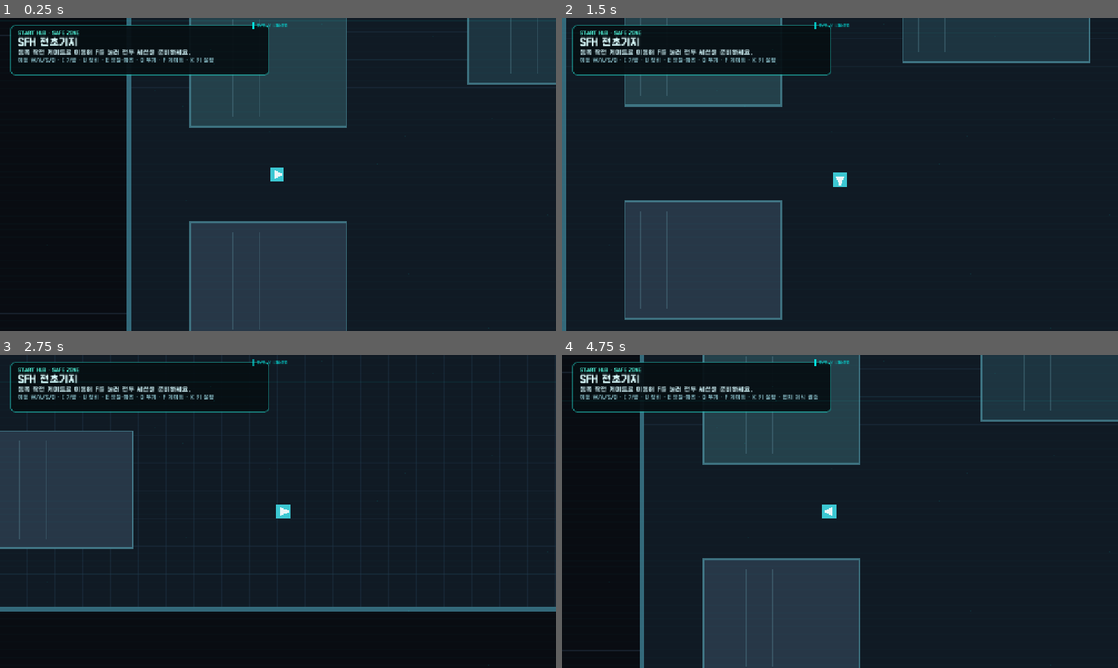
Above: before the commit, frames 1-4 (two rows, left to right).
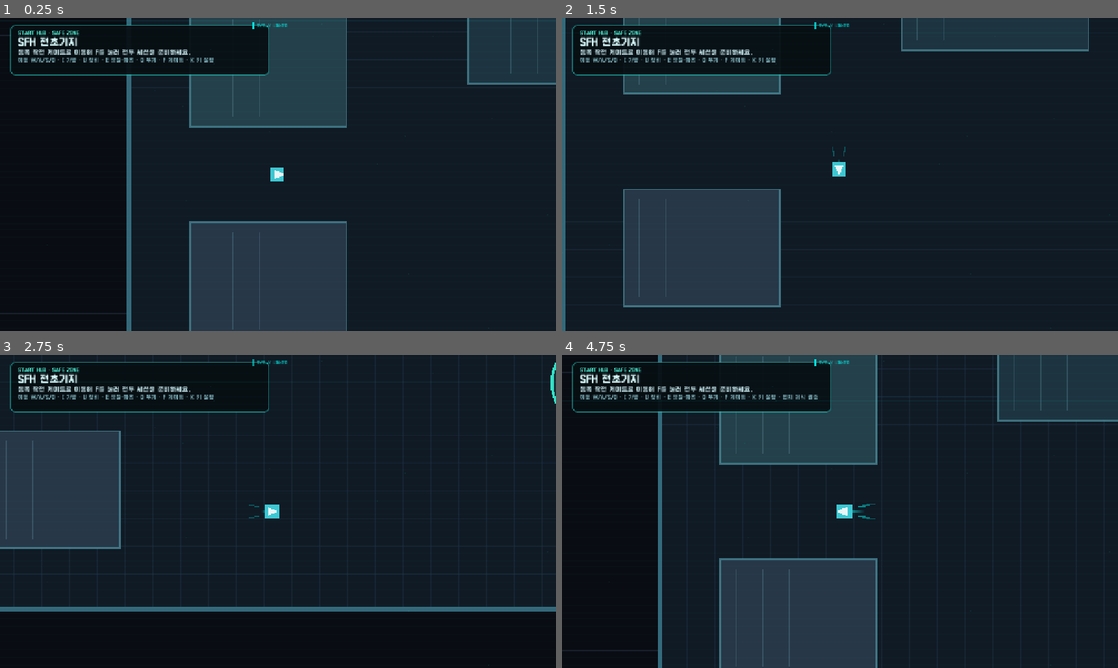
Above: after the commit, the same moments.

Repository: aedws/SFH
Game: Godot game, scene res://game/scenes/game.tscn
The game is run twice, just before and just after one commit, with the same random seed, the same clock (stepped at 60 frames per second) and the same inputs.
Inputs (mouse positions are in pixels of both pictures, inside the frame that each line leads up to):
- Up to frame 1 (0.25 s): no input
- Up to frame 2 (1.5 s): tap Enter at 0.5 s; move the mouse to (962, 158) at 0.52 s; hold D (move_right) 0.53-1.28 s; hold Space (dash) 0.53-1.28 s; click (962, 158) at 0.8 s; move the mouse to (728, 190) at 1.27 s; hold S (move_down) from 1.28 s (still down); click (728, 190) at 1.35 s
- Up to frame 3 (2.75 s): tap Space (dash) at 1.55 s; move the mouse to (333, 442) at 2.02 s; release S (move_down) at 2.03 s; hold D (move_right) from 2.03 s (still down); hold Space (dash) from 2.03 s (still down); click (333, 442) at 2.3 s
- Up to frame 4 (4.75 s): move the mouse to (812, 574) at 2.77 s; release D (move_right) at 2.78 s; release Space (dash) at 2.78 s; hold W (move_up) 2.78-3.53 s; tap F (interact) at 2.85 s; click (812, 574) at 2.92 s; tap Space (dash) at 3.05, 4.55 s; move the mouse to (1006, 558) at 3.52 s; hold A (move_left) from 3.53 s (still down); click (1006, 558) at 3.6 s; move the mouse to (673, 464) at 4.27 s; tap Q (switch_weapon) at 4.35 s

The runs differ from the first frame. In frame 1, less than 0.1% of the frame differs, in the area x 50-51%, y 48-52%; in frame 2, 6.5%; in frame 3, 1.4%; in frame 4, 7.0%, in the area x 14-91%, y 0-100%.

Commit message:
feat: make movement feedback visibly responsive

Diff:
--- a/docs/assets/search-priorities.json
+++ b/docs/assets/search-priorities.json
@@ -82,6 +82,13 @@
       "priority": 90
     },
     {
+      "query": "조작감",
+      "label": "플랫포머형 이동·체감 피드백",
+      "description": "즉시 가속·정지, 선회 신호, 카메라 방향 리드와 대시 궤적",
+      "category": "입력",
+      "priority": 92
+    },
+    {
       "query": "코어 플레이 루프",
       "label": "코어 플레이 루프",
       "description": "거점 준비부터 파밍·탈출·정산까지",
@@ -159,7 +166,7 @@
     },
     {
       "label": "전투 설계",
-      "queries": ["사이버펑크 UI 테마", "타격감", "전투 HUD", "K 키 설정", "좌클릭 기본기", "1~9 스킬 슬롯", "스마트 자동 타게팅", "전투 스킬"]
+      "queries": ["사이버펑크 UI 테마", "타격감", "조작감", "전투 HUD", "K 키 설정", "좌클릭 기본기", "1~9 스킬 슬롯", "스마트 자동 타게팅", "전투 스킬"]
     },
     {
       "label": "작전·맵",
--- a/game/features/player/player.tscn
+++ b/game/features/player/player.tscn
@@ -1,8 +1,9 @@
-[gd_scene load_steps=5 format=3]
+[gd_scene load_steps=6 format=3]
 
 [ext_resource type="Script" path="res://game/features/player/player.gd" id="1_player"]
 [ext_resource type="Script" path="res://game/features/player/player_movement.gd" id="2_movement"]
 [ext_resource type="Script" path="res://game/features/hit_feedback/hit_reaction.gd" id="3_hit_reaction"]
+[ext_resource type="Script" path="res://game/features/player/player_movement_feedback.gd" id="4_movement_feedback"]
 
 [sub_resource type="CircleShape2D" id="CircleShape2D_player"]
 radius = 18.0
@@ -22,6 +23,9 @@
 knockback_decay = 30.0
 flash_seconds = 0.08
 
+[node name="MovementFeedback" type="Node2D" parent="."]
+script = ExtResource("4_movement_feedback")
+
 [node name="Body" type="Polygon2D" parent="."]
 polygon = PackedVector2Array(-16, -16, 16, -16, 16, 16, -16, 16)
 color = Color(0.239, 0.784, 0.827, 1)
--- /dev/null
+++ b/game/features/player/player_movement_feedback.gd
@@ -0,0 +1,267 @@
+class_name PlayerMovementFeedback
+extends Node2D
+
+## 이동 규칙을 바꾸지 않고 출발·급정지·선회·대시를 눈에 보이게 만드는 선택형 표현 모듈입니다.
+
+const ACCENT := Color("02e5e1")
+
+@export var enabled: bool = true
+@export_range(0.0, 12.0, 0.5) var body_lead_pixels: float = 5.0
+@export_range(0.0, 0.3, 0.01) var body_stretch: float = 0.12
+@export_range(0.0, 80.0, 1.0) var camera_lead_pixels: float = 30.0
+@export_range(1.0, 40.0, 1.0) var camera_response: float = 18.0
+@export_range(0.05, 0.5, 0.01) var cue_duration: float = 0.18
+@export_range(2, 16, 1) var maximum_trail_points: int = 10
+@export_range(1.0, 16.0, 0.5) var dash_trail_width: float = 9.0
+
+@onready var actor := get_parent() as CharacterBody2D
+@onready var body := actor.get_node_or_null("Body") as Polygon2D
+@onready var heading := actor.get_node_or_null("Heading") as Polygon2D
+@onready var camera := actor.get_node_or_null("Camera2D") as Camera2D
+
+var body_base_position := Vector2.ZERO
+var body_base_scale := Vector2.ONE
+var heading_base_position := Vector2.ZERO
+var heading_base_scale := Vector2.ONE
+var camera_base_position := Vector2.ZERO
+var previous_velocity := Vector2.ZERO
+var last_direction := Vector2.RIGHT
+var launch_cue: float = 0.0
+var brake_cue: float = 0.0
+var turn_cue: float = 0.0
+var dash_cue: float = 0.0
+var speed_ratio: float = 0.0
+var visual_intensity: float = 0.0
+var trail_points: Array[Vector2] = []
+var trail_decay_accumulator: float = 0.0
+var trail: Line2D
+
+
+func _ready() -> void:
+	if body != null:
+		body_base_position = body.position
+		body_base_scale = body.scale
+	if heading != null:
+		heading_base_position = heading.position
+		heading_base_scale = heading.scale
+	if camera != null:
+		camera_base_position = camera.position
+	_create_trail()
+	set_physics_process(enabled)
+	if not enabled:
+		_restore_visuals()
+
+
+func _physics_process(delta: float) -> void:
+	if actor == null:
+		return
+	var movement_snapshot: Dictionary = actor.call(&"get_movement_snapshot")
+	advance_feedback(
+		actor.velocity,
+		maxf(1.0, float(movement_snapshot.get(&"speed", 1.0))),
+		delta,
+		bool(movement_snapshot.get(&"dash_active", false)),
+		actor.global_position
+	)
+
+
+func set_feedback_enabled(is_enabled: bool) -> void:
+	enabled = is_enabled
+	set_physics_process(enabled)
+	if not enabled:
+		trail_points.clear()
+		_restore_visuals()
+	else:
+		queue_redraw()
+
+
+func advance_feedback(
+	world_velocity: Vector2,
+	maximum_speed: float,
+	delta: float,
+	dash_active: bool,
+	world_position: Vector2
+) -> Dictionary:
+	var safe_delta := maxf(0.0, delta)
+	var previous_speed := previous_velocity.length()
+	var current_speed := world_velocity.length()
+	var safe_speed := maxf(1.0, maximum_speed)
+	speed_ratio = clampf(current_speed / safe_speed, 0.0, 1.5)
+	var start_threshold := safe_speed * 0.55
+	var stop_threshold := safe_speed * 0.12
+	if previous_speed <= stop_threshold and current_speed >= start_threshold:
+		launch_cue = 1.0
+	if previous_speed >= start_threshold and current_speed <= stop_threshold:
+		brake_cue = 1.0
+	if previous_speed >= start_threshold and current_speed >= start_threshold:
+		var previous_direction := previous_velocity.normalized()
+		var current_direction := world_velocity.normalized()
+		if previous_direction.dot(current_direction) < 0.35:
+			turn_cue = 1.0
+	if current_speed > 0.01:
+		last_direction = world_velocity.normalized()
+	if dash_active:
+		dash_cue = 1.0
+	var cue_decay := safe_delta / maxf(0.01, cue_duration)
+	launch_cue = move_toward(launch_cue, 0.0, cue_decay)
+	brake_cue = move_toward(brake_cue, 0.0, cue_decay)
+	turn_cue = move_toward(turn_cue, 0.0, cue_decay)
+	dash_cue = move_toward(dash_cue, 0.0, cue_decay * (0.45 if dash_active else 1.0))
+	visual_intensity = maxf(
+		maxf(launch_cue, brake_cue),
+		maxf(turn_cue, maxf(dash_cue, minf(0.42, speed_ratio * 0.28)))
+	)
+	_update_actor_visuals(safe_delta, dash_active)
+	_update_trail(world_position, safe_delta, current_speed, safe_speed, dash_active)
+	previous_velocity = world_velocity
+	queue_redraw()
+	return get_feedback_snapshot()
+
+
+func get_feedback_snapshot() -> Dictionary:
+	return {
+		&"enabled": enabled,
+		&"speed_ratio": speed_ratio,
+		&"visual_intensity": visual_intensity,
+		&"launch_cue_active": launch_cue > 0.05,
+		&"brake_cue_active": brake_cue > 0.05,
+		&"turn_cue_active": turn_cue > 0.05,
+		&"dash_cue_active": dash_cue > 0.05,
+		&"trail_point_count": trail_points.size(),
+		&"trail_width": trail.width if trail != null else 0.0,
+		&"body_offset_pixels": (
+			body.position.distance_to(body_base_position) if body != null else 0.0
+		),
+		&"camera_lead_pixels": (
+			camera.position.distance_to(camera_base_position) if camera != null else 0.0
+		),
+	}
+
+
+func _update_actor_visuals(delta: float, dash_active: bool) -> void:
+	var dash_weight := maxf(dash_cue, 1.0 if dash_active else 0.0)
+	var lead_weight := clampf(speed_ratio, 0.0, 1.0)
+	if body != null:
+		var body_target := body_base_position + last_direction * body_lead_pixels * lead_weight
+		body.position = body.position.lerp(body_target, _response_weight(22.0, delta))
+		var stretch := body_stretch * maxf(lead_weight * 0.45, dash_weight)
+		var squash := stretch * 0.45
+		var directional_scale := Vector2(
+			1.0 + absf(last_direction.x) * stretch - absf(last_direction.y) * squash,
+			1.0 + absf(last_direction.y) * stretch - absf(last_direction.x) * squash
+		)
+		body.scale = body.scale.lerp(
+			body_base_scale * directional_scale,
+			_response_weight(24.0, delta)
+		)
+	if heading != null:
+		heading.position = heading.position.lerp(
+			heading_base_position + last_direction * (2.0 + dash_weight * 3.0),
+			_response_weight(26.0, delta)
+		)
+		heading.scale = heading.scale.lerp(
+			heading_base_scale * (1.0 + dash_weight * 0.22),
+			_response_weight(24.0, delta)
+		)
+	if camera != null:
+		var camera_multiplier := 1.45 if dash_active else 1.0
+		var camera_target := (
+			camera_base_position
+			+ last_direction * camera_lead_pixels * lead_weight * camera_multiplier
+		)
+		camera.position = camera.position.lerp(
+			camera_target,
+			_response_weight(camera_response, delta)
+		)
+
+
+func _update_trail(
+	world_position: Vector2,
+	delta: float,
+	current_speed: float,
+	maximum_speed: float,
+	dash_active: bool
+) -> void:
+	if trail == null:
+		return
+	var moving := current_speed >= maximum_speed * 0.28
+	if moving and (trail_points.is_empty() or trail_points[-1].distance_to(world_position) >= 3.0):
+		trail_points.append(world_position)
+	var point_limit := maximum_trail_points if dash_active else mini(5, maximum_trail_points)
+	while trail_points.size() > point_limit:
+		trail_points.pop_front()
+	if not moving:
+		trail_decay_accumulator += delta
+		while trail_decay_accumulator >= 0.025 and not trail_points.is_empty():
+			trail_points.pop_front()
+			trail_decay_accumulator -= 0.025
+	else:
+		trail_decay_accumulator = 0.0
+	trail.clear_points()
+	for point in trail_points:
+		trail.add_point(point)
+	trail.width = lerpf(3.0, dash_trail_width, maxf(dash_cue, 1.0 if dash_active else 0.0))
+	trail.visible = trail_points.size() >= 2
+
+
+func _create_trail() -> void:
+	trail = Line2D.new()
+	trail.name = "VelocityTrail"
+	trail.z_index = -1
+	trail.joint_mode = Line2D.LINE_JOINT_ROUND
+	trail.begin_cap_mode = Line2D.LINE_CAP_ROUND
+	trail.end_cap_mode = Line2D.LINE_CAP_ROUND
+	var fade := Gradient.new()
+	fade.offsets = PackedFloat32Array([0.0, 1.0])
+	fade.colors = PackedColorArray([
+		Color(ACCENT.r, ACCENT.g, ACCENT.b, 0.0),
+		Color(ACCENT.r, ACCENT.g, ACCENT.b, 0.78),
+	])
+	trail.gradient = fade
+	add_child(trail)
+	trail.set_as_top_level(true)
+	trail.global_position = Vector2.ZERO
+	trail.visible = false
+
+
+func _draw() -> void:
+	if not enabled or visual_intensity <= 0.04:
+		return
+	var side := Vector2(-last_direction.y, last_direction.x)
+	var backward := -last_direction
+	var streak_count := 3 if dash_cue > 0.25 else 2
+	for index in streak_count:
+		var distance := 24.0 + index * 11.0
+		var half_gap := 11.0 + index * 3.0
+		var alpha := (0.18 + visual_intensity * 0.46) * (1.0 - index * 0.18)
+		var start := backward * distance + side * half_gap
+		var finish := start + backward * (9.0 + visual_intensity * 13.0)
+		var mirrored_start := backward * distance - side * half_gap
+		var mirrored_finish := mirrored_start + backward * (9.0 + visual_intensity * 13.0)
+		draw_line(start, finish, Color(ACCENT.r, ACCENT.g, ACCENT.b, alpha), 2.0)
+		draw_line(mirrored_start, mirrored_finish, Color(ACCENT.r, ACCENT.g, ACCENT.b, alpha), 2.0)
+	if launch_cue > 0.05:
+		draw_arc(Vector2.ZERO, 22.0 + (1.0 - launch_cue) * 10.0, -0.8, 0.8, 12, Color(ACCENT.r, ACCENT.g, ACCENT.b, launch_cue * 0.75), 2.0)
+	if brake_cue > 0.05:
+		draw_arc(Vector2.ZERO, 20.0 + (1.0 - brake_cue) * 8.0, 0.0, TAU, 24, Color(1.0, 0.72, 0.24, brake_cue * 0.7), 2.0)
+	if turn_cue > 0.05:
+		draw_line(side * 24.0, -side * 24.0, Color(ACCENT.r, ACCENT.g, ACCENT.b, turn_cue * 0.6), 2.0)
+
+
+func _restore_visuals() -> void:
+	if body != null:
+		body.position = body_base_position
+		body.scale = body_base_scale
+	if heading != null:
+		heading.position = heading_base_position
+		heading.scale = heading_base_scale
+	if camera != null:
+		camera.position = camera_base_position
+	if trail != null:
+		trail.clear_points()
+		trail.visible = false
+	queue_redraw()
+
+
+func _response_weight(response: float, delta: float) -> float:
+	return 1.0 - exp(-maxf(0.0, response) * maxf(0.0, delta))
--- a/game/tests/basic_loop_smoke_test.gd
+++ b/game/tests/basic_loop_smoke_test.gd
@@ -1681,6 +1681,54 @@
 	):
 		_fail("플랫포머형 초동·즉시 제동·급선회·회피 후 짧은 관성 응답이 예상 범위를 벗어났습니다.")
 		return false
+	var movement_feedback := player.get_node_or_null("MovementFeedback")
+	if movement_feedback == null:
+		_fail("이동 체감 피드백 모듈이 플레이어에 조립되지 않았습니다.")
+		return false
+	movement_feedback.set_physics_process(false)
+	movement_feedback.call(
+		&"advance_feedback", Vector2.ZERO, base_speed, 0.016, false, Vector2.ZERO
+	)
+	var launch_feedback: Dictionary = movement_feedback.call(
+		&"advance_feedback",
+		Vector2.RIGHT * base_speed,
+		base_speed,
+		0.016,
+		false,
+		Vector2(6.0, 0.0)
+	)
+	var dash_feedback: Dictionary = movement_feedback.call(
+		&"advance_feedback",
+		Vector2.RIGHT * base_speed * 2.35,
+		base_speed,
+		0.016,
+		true,
+		Vector2(28.0, 0.0)
+	)
+	var brake_feedback: Dictionary = movement_feedback.call(
+		&"advance_feedback", Vector2.ZERO, base_speed, 0.016, false, Vector2(28.0, 0.0)
+	)
+	if (
+		not bool(launch_feedback.get(&"launch_cue_active", false))
+		or float(launch_feedback.get(&"body_offset_pixels", 0.0)) <= 0.5
+		or not bool(dash_feedback.get(&"dash_cue_active", false))
+		or int(dash_feedback.get(&"trail_point_count", 0)) < 2
+		or float(dash_feedback.get(&"trail_width", 0.0)) < 6.0
+		or float(dash_feedback.get(&"camera_lead_pixels", 0.0)) < 5.0
+		or not bool(brake_feedback.get(&"brake_cue_active", false))
+	):
+		_fail("출발·카메라 리드·대시 궤적·급정지 피드백이 인지 하한을 충족하지 못했습니다.")
+		return false
+	movement_feedback.call(&"set_feedback_enabled", false)
+	var disabled_feedback: Dictionary = movement_feedback.call(&"get_feedback_snapshot")
+	if (
+		bool(disabled_feedback.get(&"enabled", true))
+		or float(disabled_feedback.get(&"body_offset_pixels", 1.0)) > 0.01
+		or float(disabled_feedback.get(&"camera_lead_pixels", 1.0)) > 0.01
+	):
+		_fail("이동 피드백 모듈 비활성화가 이동 표현을 원상 복구하지 못했습니다.")
+		return false
+	print("MOVEMENT_FEEDBACK_OK launch_punch camera_lead turn_brake_cues dash_trail optional_module")
 	var dash_hud_scene := load(DASH_COOLDOWN_HUD_SCENE_PATH) as PackedScene
 	var dash_hud = dash_hud_scene.instantiate() if dash_hud_scene != null else null
 	if dash_hud == null:
@@ -3222,7 +3270,7 @@
 		paused = false
 		print("WEAPON_PARTS_UI_OK code_weapon_schematic socket_map installed_state socket_interaction")
 		print("CYBERPUNK_THEME_OK accent_02e5e1 pixel_korean scanlines static_noise blink_state optional_overlay")
-		print("SMOKE_TEST_OK hit_feedback hit_reaction local_stagg …(2608 unchanged characters)… er_response dynamic_hack_slash_movement dash dash_exit_momentum health_recovery  …(254 unchanged characters)…
+		print("SMOKE_TEST_OK hit_feedback hit_reaction local_stagg …(2608 unchanged characters)… er_response dynamic_hack_slash_movement movement_feedback dash dash_exit_momentum health_recovery  …(254 unchanged characters)…
 		quit(0)
 		return true
 
--- a/game/tests/e2e_play_session_test.gd
+++ b/game/tests/e2e_play_session_test.gd
@@ -68,7 +68,7 @@
 	print("E2E_PLAYER_PERCEPTION_OK checkpoints_%d units_%d orientation choice decision glance action_feedback resource_feedback state_feedback consequence continuity" % [
 		judged_perception_checkpoints.size(), judged_perception_units.size(),
 	])
-	print("E2E_PLAY_SESSION_OK hit_feedback player_hit_camera_t …(357 unchanged characters)… ll_action_feedback dash_action_feedback loot_feedback extraction_pause_resume settlement_return death_return" % [
+	print("E2E_PLAY_SESSION_OK hit_feedback player_hit_camera_t …(357 unchanged characters)… ll_action_feedback dash_action_feedback movement_motion_feedback loot_feedback extraction_pause_resume settlement_return death_return" % [
 		judged_ui_states.size(), judged_perception_checkpoints.size(),
 	])
 	_cleanup_test_profile()
@@ -468,12 +468,22 @@
 		return _fail("실제 Space 입력 뒤 대시 쿨타임이 시작되지 않았습니다.")
 	if String(dash_after.get(&"status", "READY")) == "READY":
 		return _fail("실제 대시 뒤 HUD가 READY 상태에서 바뀌지 않았습니다.")
+	var movement_feedback := player.get_node_or_null("MovementFeedback")
+	if movement_feedback == null:
+		return _fail("실제 플레이어에 이동 체감 피드백 모듈이 없습니다.")
+	var movement_feedback_after: Dictionary = movement_feedback.call(&"get_feedback_snapshot")
 	if not _judge_player_perception(&"dash_activation_feedback", "대시 재사용 피드백 인지", {
 		&"before_text": String(dash_before.get(&"status", "")),
 		&"after_text": String(dash_after.get(&"status", "")),
 		&"before_value": dash_before_remaining,
 		&"after_value": dash_after_remaining,
 		&"value_direction": &"increase",
+		&"visual_intensity": float(movement_feedback_after.get(&"visual_intensity", 0.0)),
+		&"minimum_visual_intensity": 0.55,
+		&"trail_point_count": int(movement_feedback_after.get(&"trail_point_count", 0)),
+		&"minimum_trail_points": 2,
+		&"camera_lead_pixels": float(movement_feedback_after.get(&"camera_lead_pixels", 0.0)),
+		&"minimum_camera_lead_pixels": 8.0,
 	}):
 		return false
 	return true
--- a/game/tests/support/player_perception_judge.gd
+++ b/game/tests/support/player_perception_judge.gd
@@ -159,6 +159,18 @@
 		var world_delta := float(evidence.get(&"world_delta", 0.0))
 		if world_delta < float(evidence[&"minimum_world_delta"]):
 			errors.append("행동 결과 이동량이 인지 하한보다 작습니다: %.1fpx" % world_delta)
+	if evidence.has(&"minimum_visual_intensity"):
+		var visual_intensity := float(evidence.get(&"visual_intensity", 0.0))
+		if visual_intensity < float(evidence[&"minimum_visual_intensity"]):
+			errors.append("이동 표현 강도가 인지 하한보다 작습니다: %.2f" % visual_intensity)
+	if evidence.has(&"minimum_trail_points"):
+		var trail_point_count := int(evidence.get(&"trail_point_count", 0))
+		if trail_point_count < int(evidence[&"minimum_trail_points"]):
+			errors.append("대시 궤적 표본이 부족합니다: %d개" % trail_point_count)
+	if evidence.has(&"minimum_camera_lead_pixels"):
+		var camera_lead_pixels := float(evidence.get(&"camera_lead_pixels", 0.0))
+		if camera_lead_pixels < float(evidence[&"minimum_camera_lead_pixels"]):
+			errors.append("카메라 방향 리드가 인지 하한보다 작습니다: %.1fpx" % camera_lead_pixels)
 	if evidence.has(&"expected_context"):
 		if StringName(evidence.get(&"actual_context", &"")) != StringName(evidence[&"expected_context"]):
 			errors.append("행동 후 원래 플레이 맥락이 복원되지 않았습니다.")
Not shown, changed: .github/workflows/deploy-wiki.yml
Not shown, changed: docs/architecture/module-audit.md
Not shown, changed: docs/design/cyberpunk-visual-theme.md
Not shown, changed: docs/development-status.md
Not shown, changed: docs/features/player.md
Not shown, changed: docs/index.md
Not shown, changed: docs/performance/minimum-requirements.md
Not shown, changed: docs/quality/e2e-play-session.md
Not shown, changed: docs/quality/player-perception-audit.md
